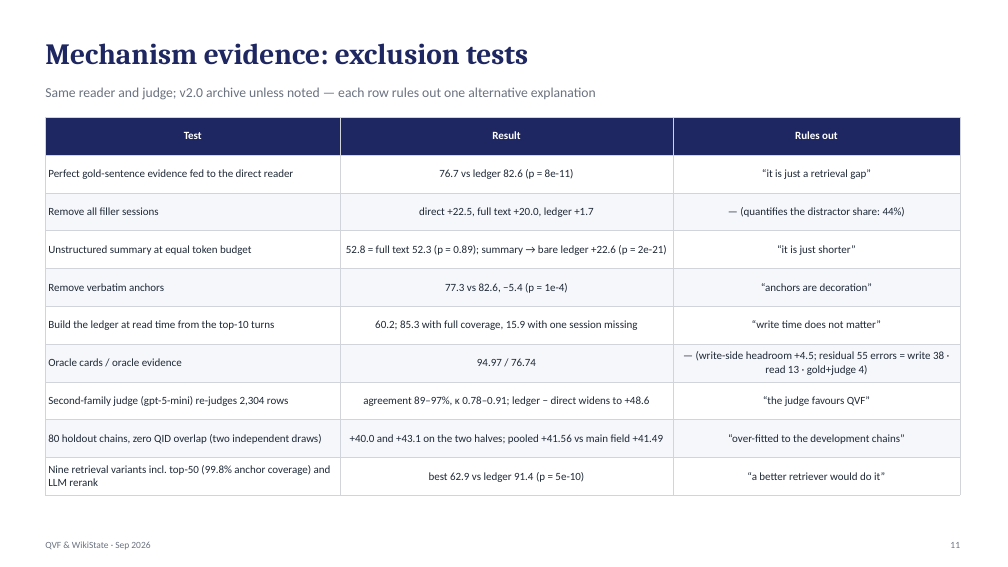
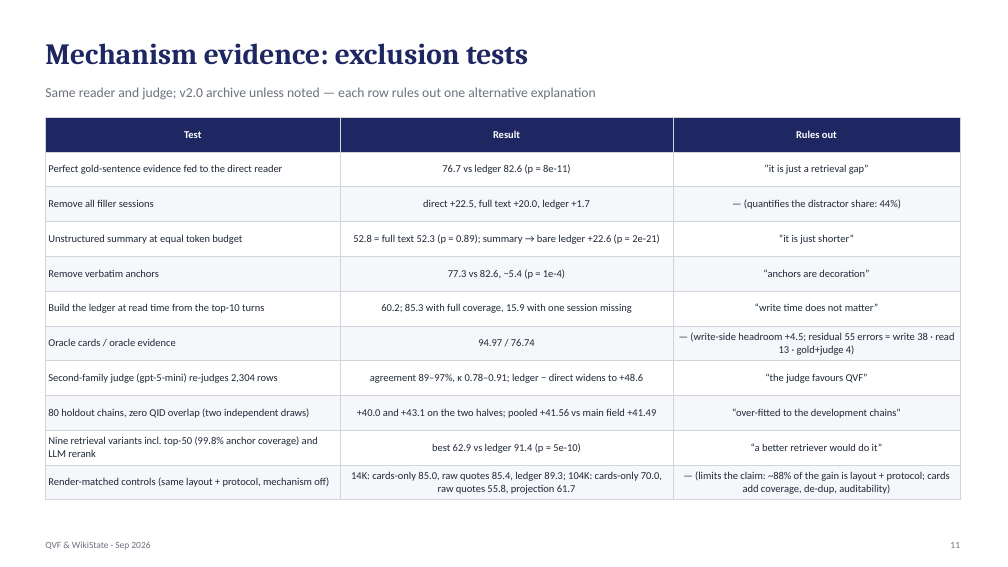
Before and after one commit to jeremyz12/qvf_withcontroller, a slide deck: slide 11 of results/talk_qvf_wikistate_20260904.pptx. Drawn at 1008x567 pixels with LibreOffice and Linux fonts; fonts in the diff are those of the drawing. Boxes give left, top, right and bottom in pixels: in the first picture for what was removed or moved away, otherwise in the second. Text is boxed around its words. In the diff, an @@ line names an element or a change of style, - is before the commit and + after.

```diff
--- a/results/talk_qvf_wikistate_20260904.pptx
+++ b/results/talk_qvf_wikistate_20260904.pptx
@@ table at bbox=[45, 117, 960, 498] @@
+row 11: Render-matched controls (same layout + protocol, mechanism off) | 14K: cards-only 85.0, raw quotes 85.4, ledger 89.3; 104K: cards-only 70.0, raw quotes 55.8, projection 61.7 | — (limits the claim: ~88% of the gain is layout + protocol; cards add coverage, de-dup, auditability)
```
Also in this commit, not shown: 4 other slides changed, 1 other file.
